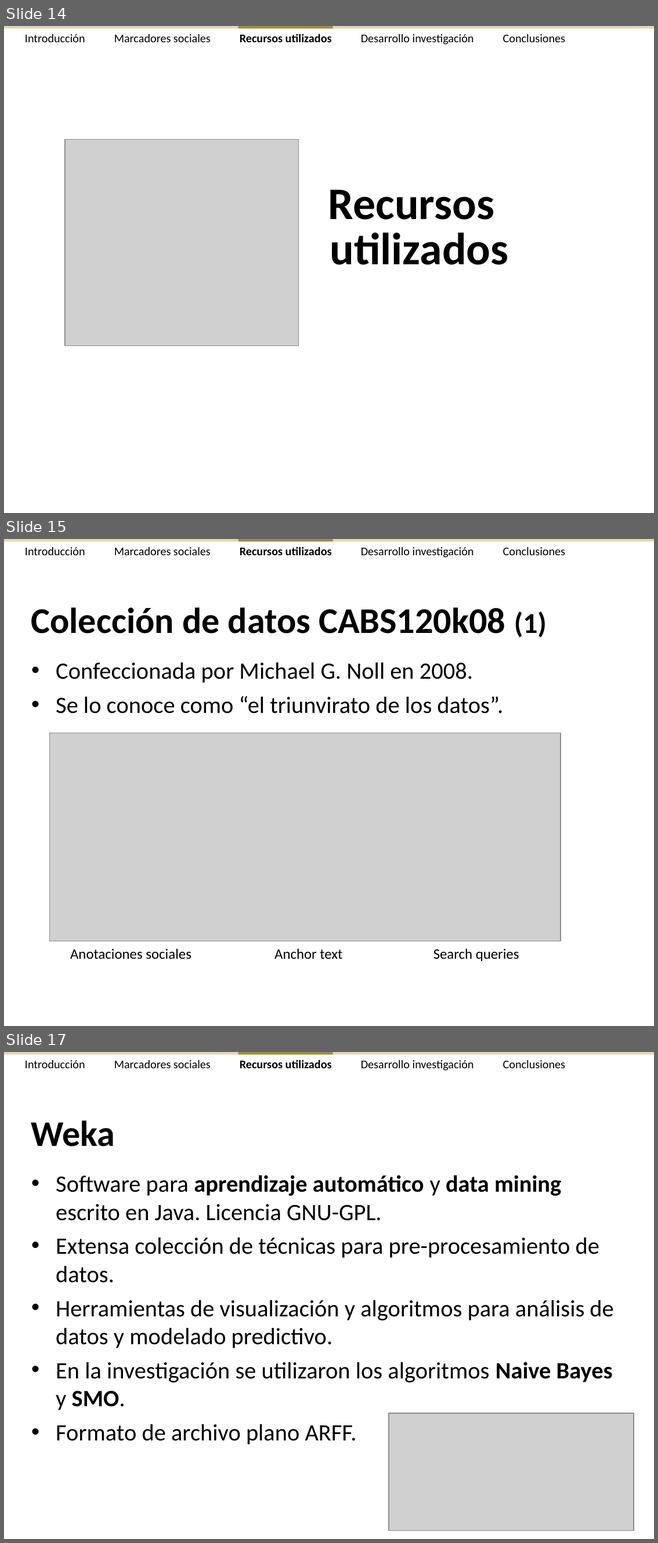
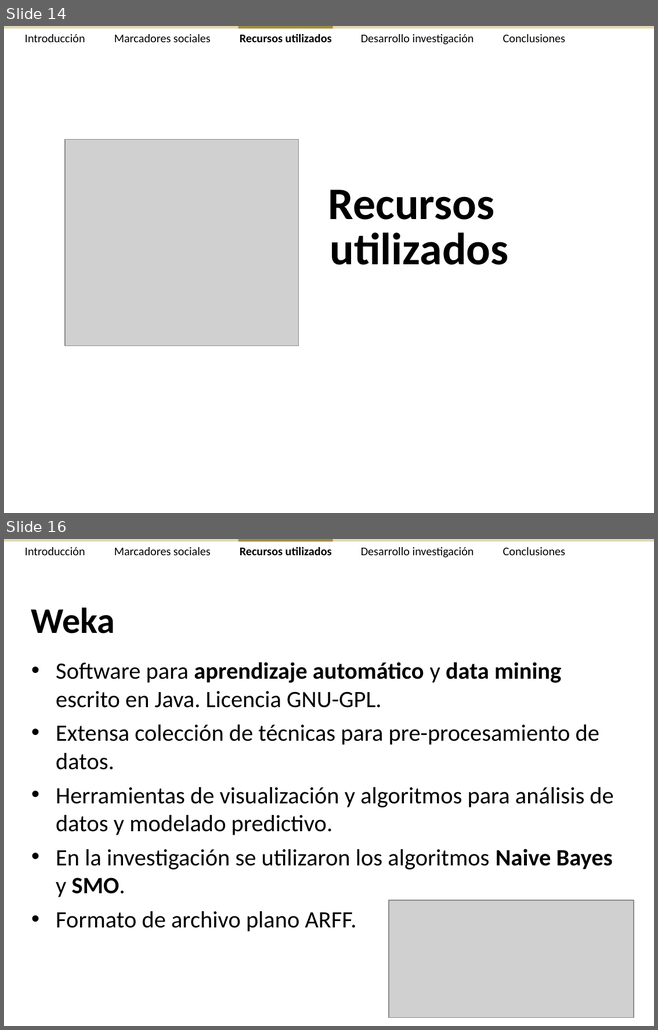
Before and after one commit to ak907kenai/nicotournetesis, a slide deck: docs_trunk/Presentación/Nicolás Tourné - Presentación Tesis (v2.3).ppt. Shown one above the other, each under a label of ours: slides 14, 15 and 17 before the commit, slides 14 and 16 after it; the slides between them are not shown. The pictures are 658x1543 and 658x1030 pixels, drawn with LibreOffice and Linux fonts; fonts in the diff are those of the drawing; grey boxes stand for pictures. Boxes give left, top, right and bottom in pixels: in the first picture for what was removed or moved away, otherwise in the second. Text is boxed around its words. In the diff, an @@ line names an element or a change of style, - is before the commit and + after.

```diff
--- a/docs_trunk/Presentación/Nicolás Tourné - Presentación Tesis (v2.3).ppt
+++ b/docs_trunk/Presentación/Nicolás Tourné - Presentación Tesis (v2.3).ppt
@@ slide 15 removed at bbox=[4, 539, 654, 1026], background #FFFFFF @@
@@ rectangle removed at bbox=[4, 539, 654, 541] @@
@@ text removed at bbox=[25, 547, 565, 558] @@
-Introducción Marcadores sociales Recursos utilizados Desarrollo investigación Conclusiones
@@ rectangle removed at bbox=[238, 539, 333, 541] @@
@@ title removed at bbox=[31, 607, 546, 638] @@
-Colección de datos CABS120k08 (1)
@@ text removed at bbox=[56, 663, 503, 714] @@
-• Confeccionada por Michael G. Noll en 2008.
-• Se lo conoce como “el triunvirato de los datos”.
@@ group removed at bbox=[49, 733, 560, 961]: 3 texts, 1 picture @@
-Anotaciones sociales
-Anchor text
-Search queries
@@ what was slide 17 is now slide 16 @@
```
Also in this commit, not shown: 1 slide changed.
